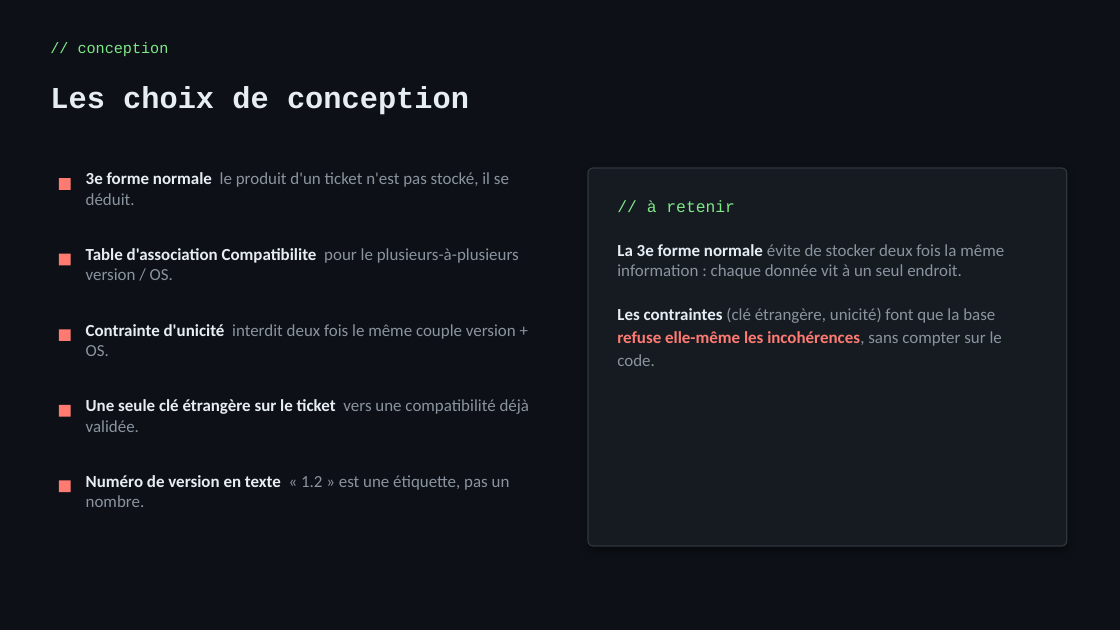
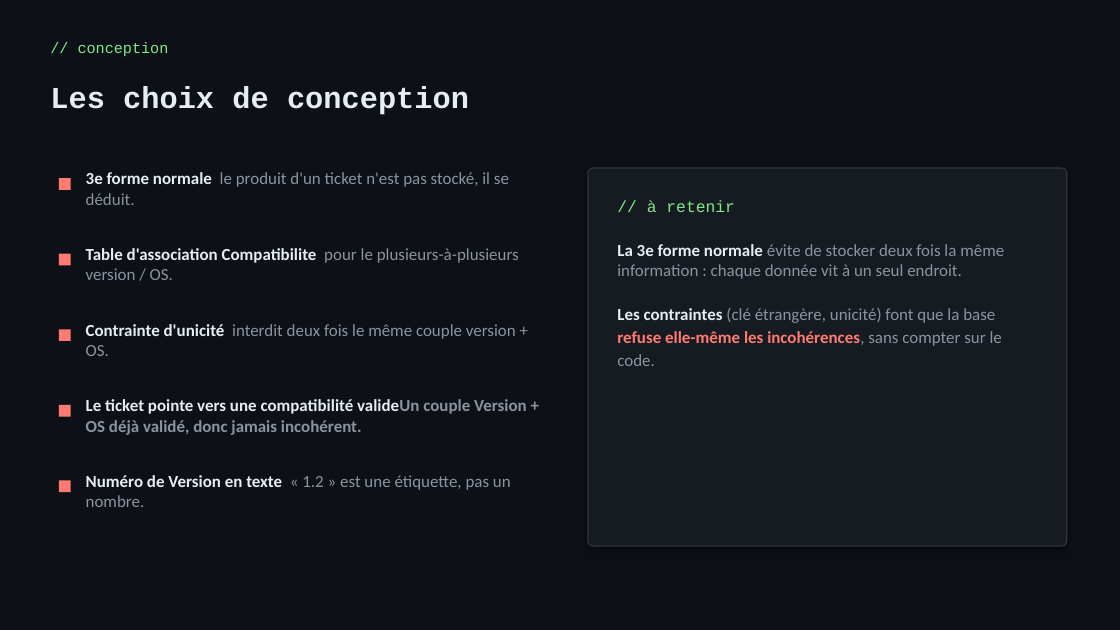
Before and after one commit to domblocs-dev/Projet6-NexaWorks, a slide deck: slide 5 of docs/NexaWorks-Soutenance.pptx. Drawn at 1120x630 pixels with LibreOffice and Linux fonts; fonts in the diff are those of the drawing. Boxes give left, top, right and bottom in pixels: in the first picture for what was removed or moved away, otherwise in the second. Text is boxed around its words. In the diff, an @@ line names an element or a change of style, - is before the commit and + after.

```diff
--- a/docs/NexaWorks-Soutenance.pptx
+++ b/docs/NexaWorks-Soutenance.pptx
@@ text at (x1=86, y1=399, x2=527, y2=435): text changed; bold on @@
-Une seule clé étrangère sur le ticket vers une compatibilité déjà validée.
+Le ticket pointe vers une compatibilité valideUn couple Version + OS déjà validé, donc jamais incohérent.
@@ text at (x1=86, y1=475, x2=511, y2=507): text changed @@
-Numéro de version en texte « 1.2 » est une étiquette, pas un nombre.
+Numéro de Version en texte « 1.2 » est une étiquette, pas un nombre.
```
Also in this commit, not shown: 1 other slide changed.
